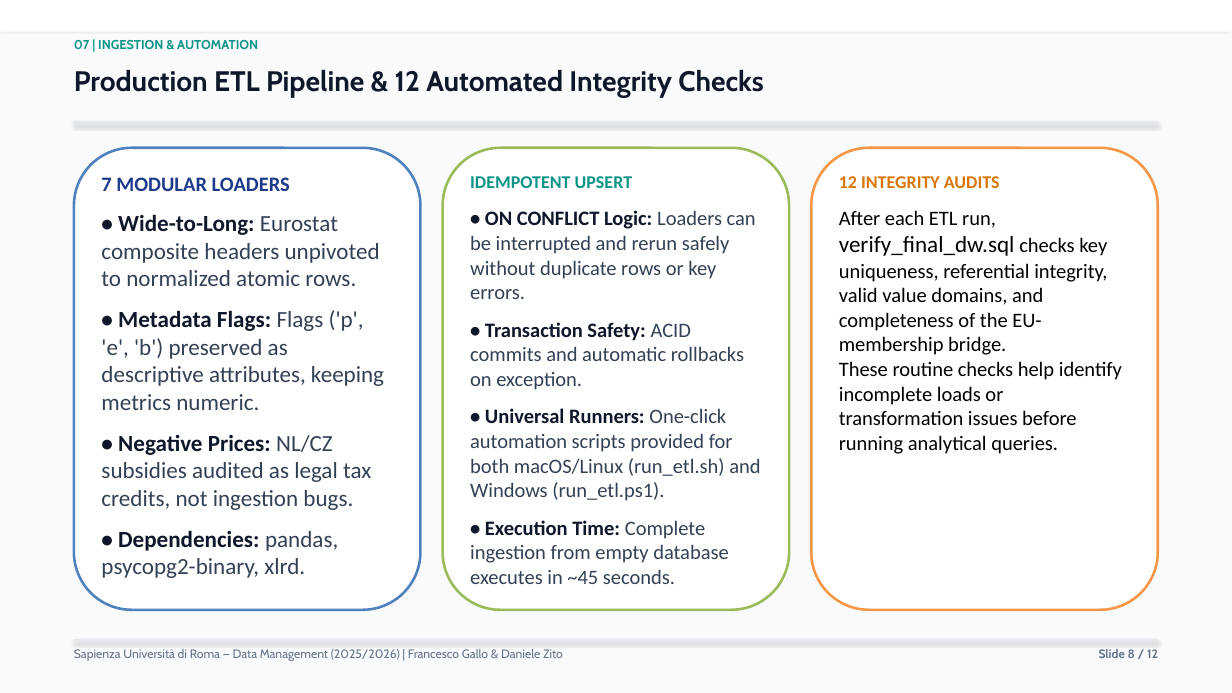
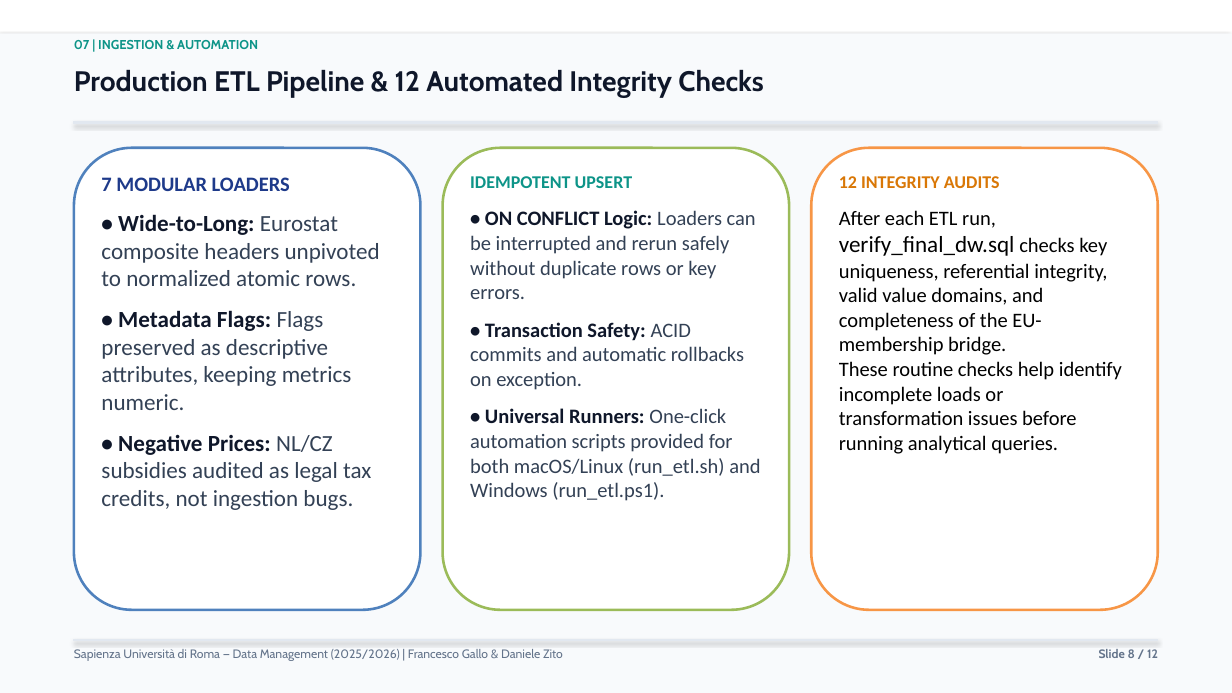
Before and after one commit to francescogallo2708-tech/energy-security-data-warehouse, a slide deck: slide 8 of docs/presentation/energy_security_data_warehouse_presentation.pptx. Drawn at 1232x693 pixels with LibreOffice and Linux fonts; fonts in the diff are those of the drawing. Boxes give left, top, right and bottom in pixels: in the first picture for what was removed or moved away, otherwise in the second. Text is boxed around its words. In the diff, an @@ line names an element or a change of style, - is before the commit and + after.

```diff
--- a/docs/presentation/energy_security_data_warehouse_presentation.pptx
+++ b/docs/presentation/energy_security_data_warehouse_presentation.pptx
@@ text at [101,310,352,410]: text changed @@
-• Metadata Flags: Flags ('p', 'e', 'b') preserved as descriptive attributes, keeping metrics numeric.
+• Metadata Flags: Flags preserved as descriptive attributes, keeping metrics numeric.
@@ text at [101,530,338,578]: paragraph removed @@
-• Dependencies: pandas, psycopg2-binary, xlrd.
@@ text at [470,520,729,584]: paragraph removed @@
-• Execution Time: Complete ingestion from empty database executes in ~45 seconds.
```
Also in this commit, not shown: 7 other slides changed, 2 other files.
